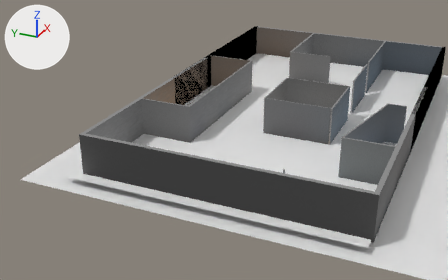
Two versions of the Blender file assets/blender/TheFifth.blend, one commit apart.
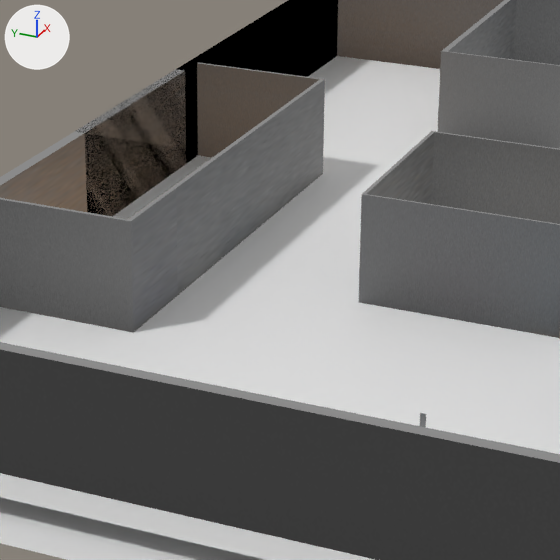
There are two pictures of each version: one from a camera (50 mm lens) standing at (-53.59, -12.43, 22.11) and looking at (-9.28, 7.51, -0.04), one close up on the part from 33% to 73% of the width and 13% to 77% of the height. The axes (+X, +Y, +Z) are drawn at upper left. The lights are the same throughout.

Before the edit, the objects in view are built like this:
```python
me_cube_005 = bpy.data.meshes.new('Cube.005')
me_cube_005.from_pydata(...)  # 244 vertices, 221 faces; spans x -1.0..125.7, y -2.3..1.0, z -1.0..1.1
me_cube_005.materials.append(mat_material_004)
me_plane = bpy.data.meshes.new('Plane')
me_plane.from_pydata([(-11.5, -11.5, 0.0), (11.5, -11.5, 0.0), (-11.5, 11.5, 0.0), (11.5, 11.5, 0.0)], [], [(0, 1, 3, 2)])
me_plane.materials.append(mat_material)  # its picture is missing
me_plane_001 = bpy.data.meshes.new('Plane.001')
me_plane_001.from_pydata([(-1.0, -1.0, 0.0), (1.0, -1.0, 0.0), (-1.0, 1.0, 0.0), (1.0, 1.0, 0.0)], [], [(0, 1, 3, 2)])
ob_plane = bpy.data.objects.new('Plane', me_plane)
ob_plane.location = (-1.73, -0.58, -0.5)
ob_plane.scale = (1.72, 1.72, 1.72)
ob_teleport = bpy.data.objects.new('teleport', me_plane_001)
ob_teleport.location = (-1.73, 4.14, 0.1)
ob_teleport.scale = (-18.8, -11.5, -15.6)
ob_westwall = bpy.data.objects.new('WestWall', me_cube_005)
ob_westwall.location = (5.23, 14.47, 1.64)
ob_westwall.rotation_euler = (0.0, 0.0, -1.571)  # degrees (0, 0, -90)
ob_westwall.scale = (0.175, 10.6, 1.72)
```
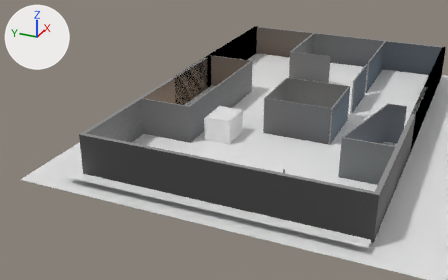
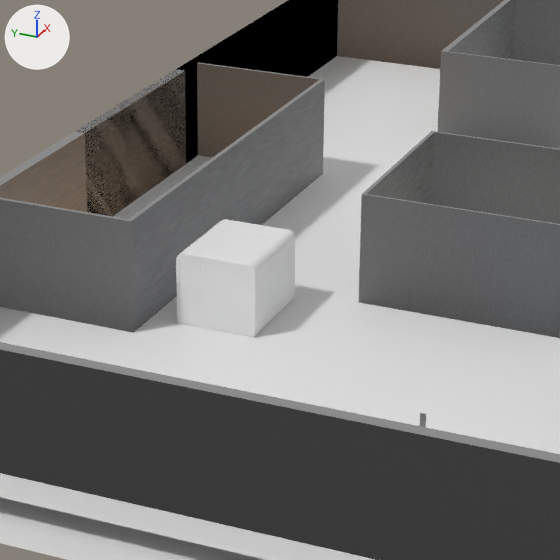
Changed parts and their boxes [x1, y1, x2, y2] in the close-ups (560 x 560 px):
'Cube1', added: after [176, 219, 295, 338]

What the commit changed:
Mesh me_extrusion__10204__geometry is new.
It has 4570 vertices, 6995 faces and spans x -4.6..4.6, y -3.86..3.86, z 0.0..7.3.
Object 'Cube1' (ob_cube1) is new; it shows me_extrusion__10204__geometry.
Its location is (-8.8, 7.74, 0.0).
Its scale is (0.305, 0.305, 0.305).
